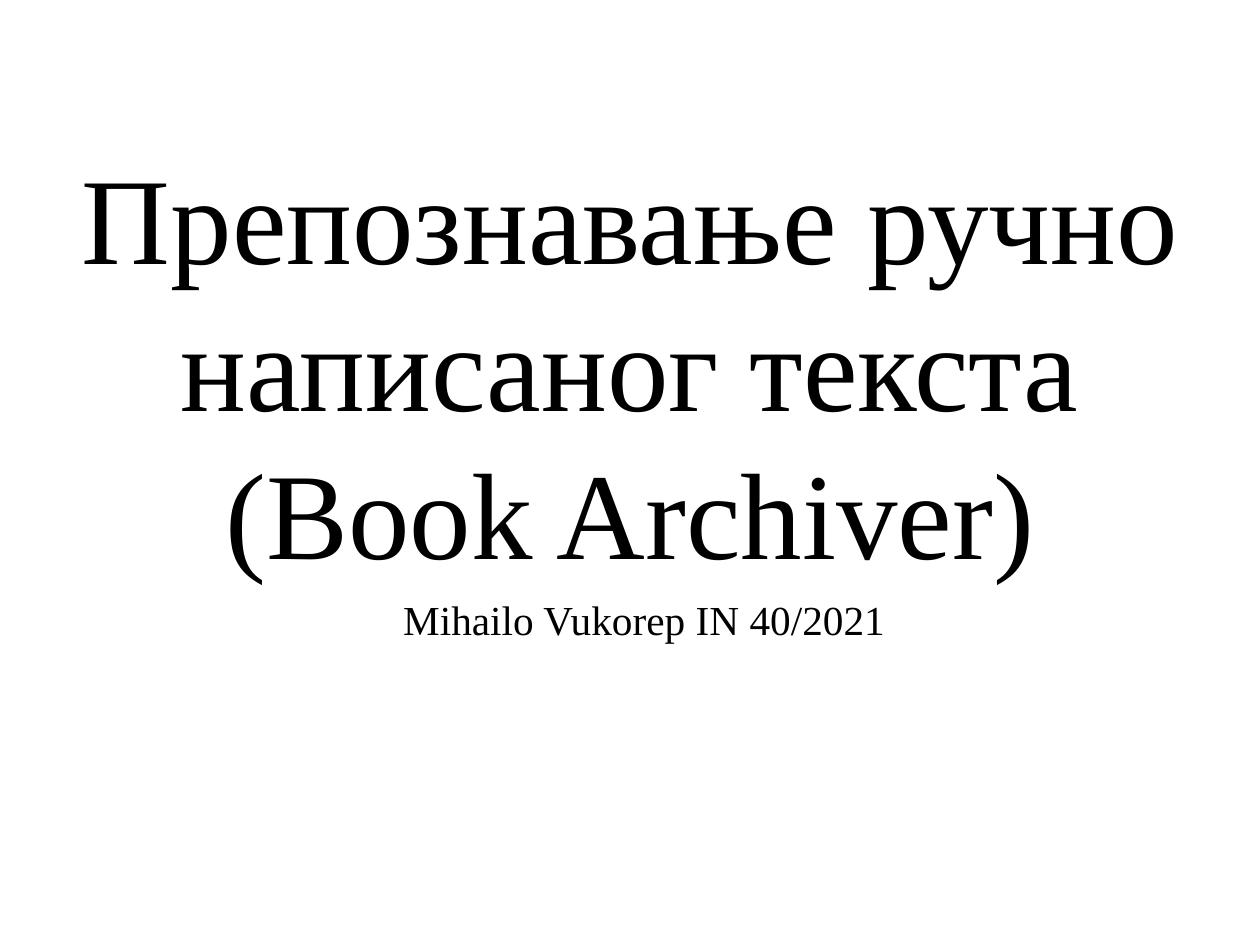
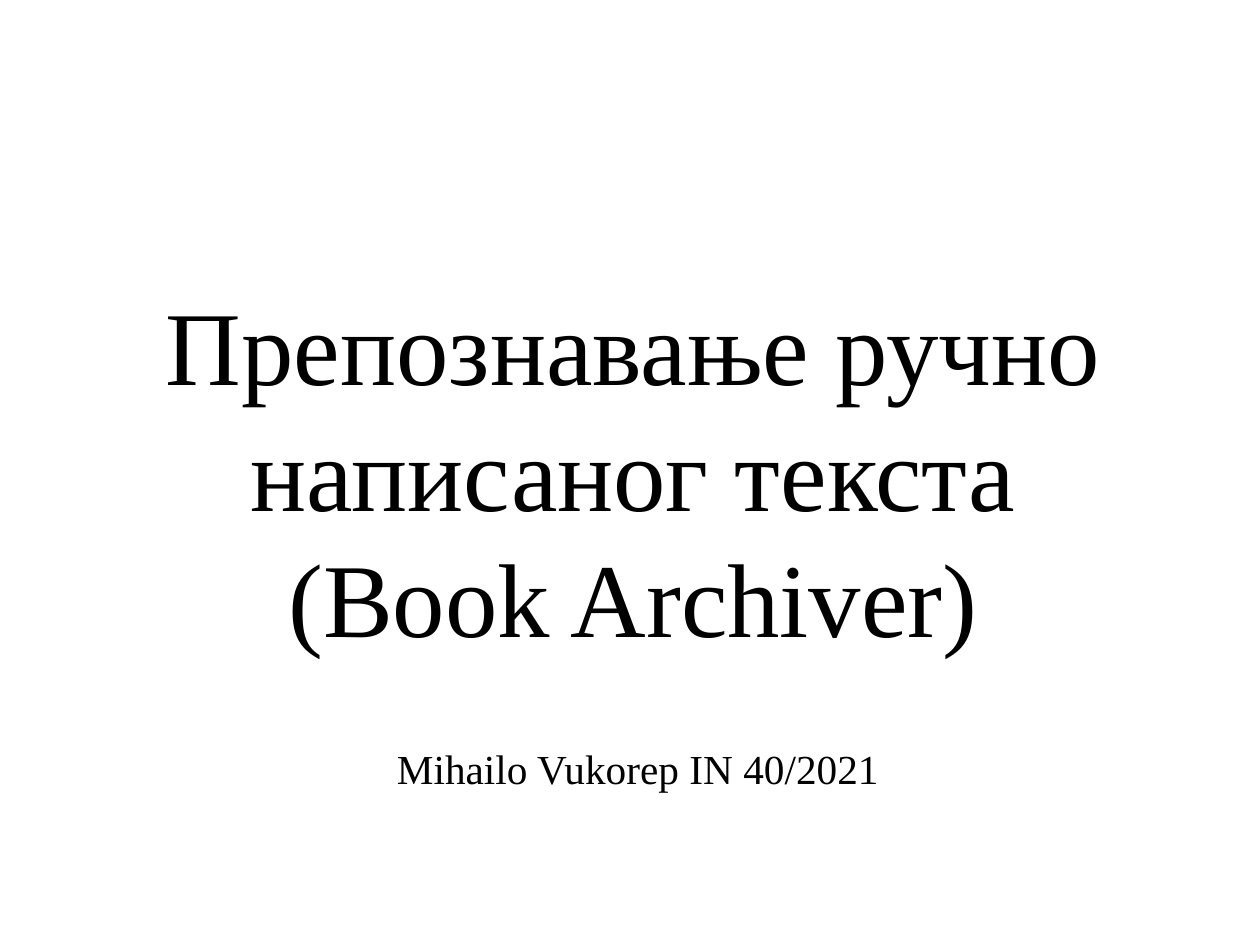
Before and after one commit to MihailoVukorep/mitnop_proj, a slide deck: slide 1 of docs/presentation.odp. Drawn at 1260x945 pixels with LibreOffice and Linux fonts; fonts in the diff are those of the drawing; background and template pictures are left out. Boxes give left, top, right and bottom in pixels: in the first picture for what was removed or moved away, otherwise in the second. Text is boxed around its words. In the diff, an @@ line names an element or a change of style, - is before the commit and + after.

```diff
--- a/docs/presentation.odp
+++ b/docs/presentation.odp
@@ title "Препознавање ручно написаног текста (Book ...": place and size @@
-title "Препознавање ручно написаног текста (Book ..." at <box>82,183,1177,582</box>
+title "Препознавање ручно написаног текста (Book ..." at <box>166,316,1099,657</box>
@@ title "Препознавање ручно написаног текста (Book ..." at <box>166,316,1099,657</box>: size 77.3 to 66 pt @@
@@ text "Mihailo Vukorep IN 40/2021": place and size @@
-text "Mihailo Vukorep IN 40/2021" at <box>403,606,885,644</box>
+text "Mihailo Vukorep IN 40/2021" at <box>397,755,878,792</box>
@@ text "Mihailo Vukorep IN 40/2021" at <box>397,755,878,792</box>: alignment centre to left @@
```
Also in this commit, not shown: 2 other slides changed, 10 slides added, 7 slides removed, 3 other files.
